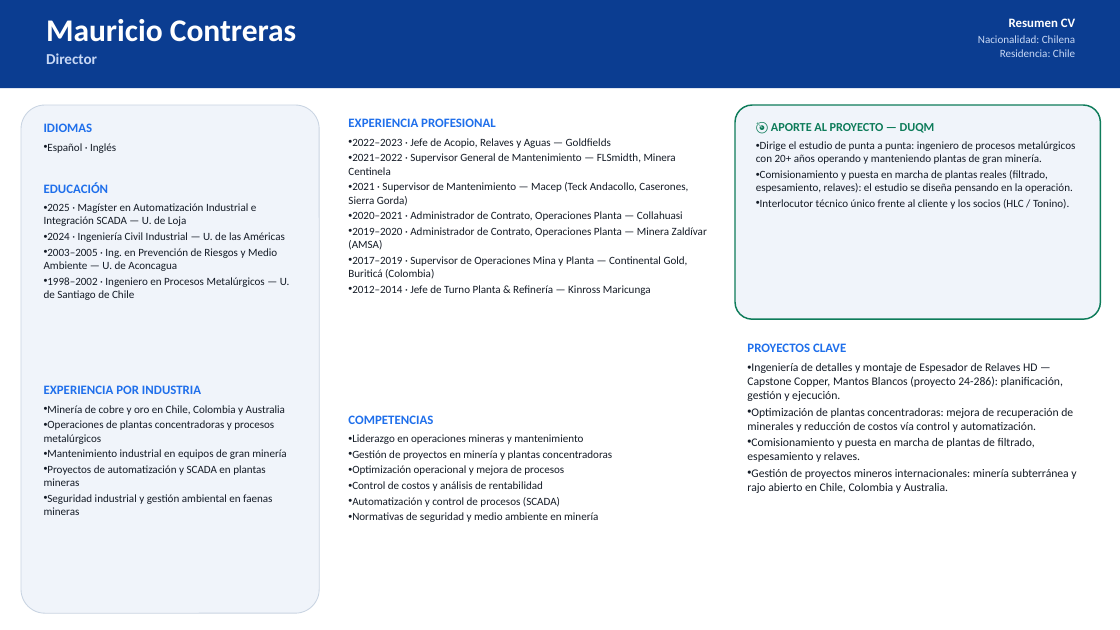
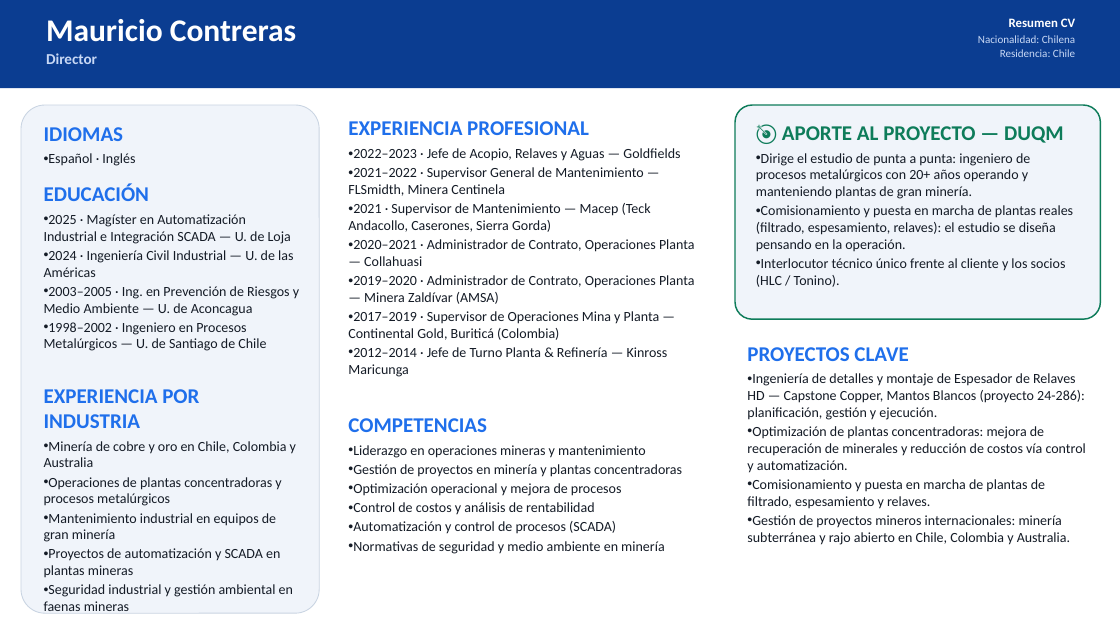
Before and after one commit to jjuri-socialmining/_DemoCustomerOps, a slide deck: slide 3 of web/og-b0d2f7a3-files/Sigma-Digital-Twins-Equipo-Duqm-ES.pptx. Drawn at 1120x630 pixels with LibreOffice and Linux fonts; fonts in the diff are those of the drawing. Boxes give left, top, right and bottom in pixels: in the first picture for what was removed or moved away, otherwise in the second. Text is boxed around its words. In the diff, an @@ line names an element or a change of style, - is before the commit and + after.

```diff
--- a/web/og-b0d2f7a3-files/Sigma-Digital-Twins-Equipo-Duqm-ES.pptx
+++ b/web/og-b0d2f7a3-files/Sigma-Digital-Twins-Equipo-Duqm-ES.pptx
@@ text "IDIOMAS" at box(44, 127, 135, 166): size 11 to 18 pt in "IDIOMAS"; size 9.5 to 12 pt in "Español · Inglés" @@
@@ text "EXPERIENCIA PROFESIONAL" at box(348, 121, 695, 377): size 11 to 18 pt in "EXPERIENCIA PROFESIONAL"; size 9.5 to 12 pt @@
@@ text "🎯 APORTE AL PROYECTO — ..." at box(756, 126, 1073, 287): size 10.5 to 18 pt in "🎯 APORTE AL PROYECTO — DUQM"; size 9.5 to 12 pt @@
@@ text "EDUCACIÓN" at box(44, 184, 299, 351): size 11 to 18 pt in "EDUCACIÓN"; size 9.5 to 12 pt @@
@@ text "PROYECTOS CLAVE" at box(747, 347, 1086, 545): size 11 to 18 pt in "PROYECTOS CLAVE"; size 10 to 12 pt @@
@@ text "EXPERIENCIA POR INDUSTRIA" at box(44, 389, 296, 611): size 11 to 18 pt in "EXPERIENCIA POR INDUSTRIA"; size 9.5 to 12 pt @@
@@ text "COMPETENCIAS" at box(348, 418, 682, 554): size 11 to 18 pt in "COMPETENCIAS"; size 9.5 to 12 pt @@
```
Also in this commit, not shown: 8 other slides changed, 1 slide added, 2 other files.
